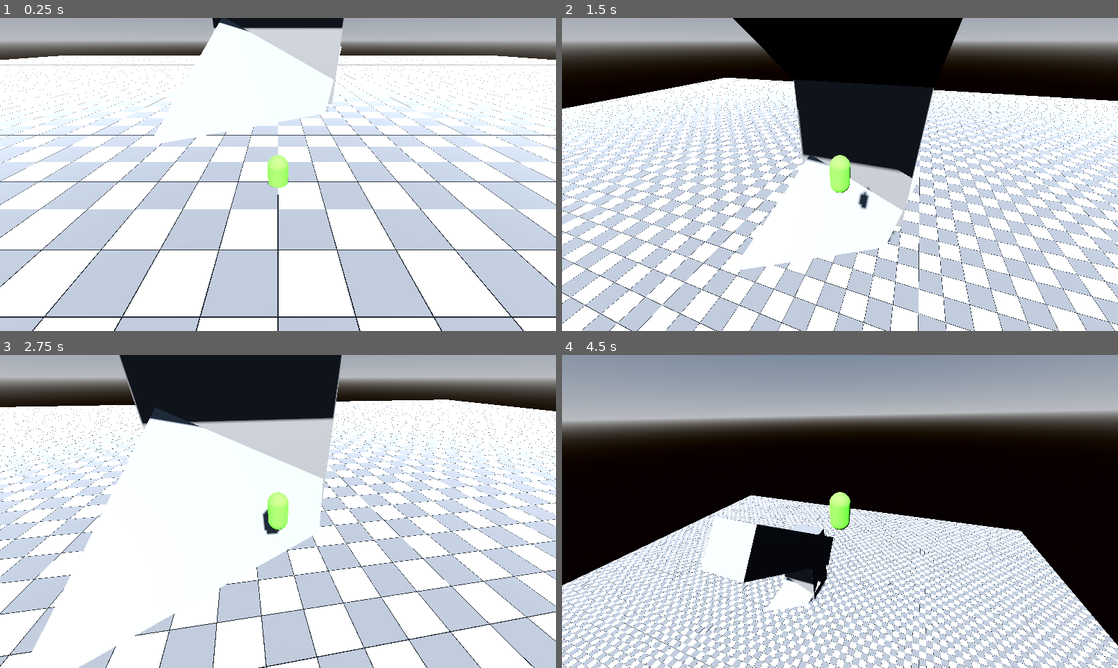
Above: before the commit, frames 1-4 (two rows, left to right).
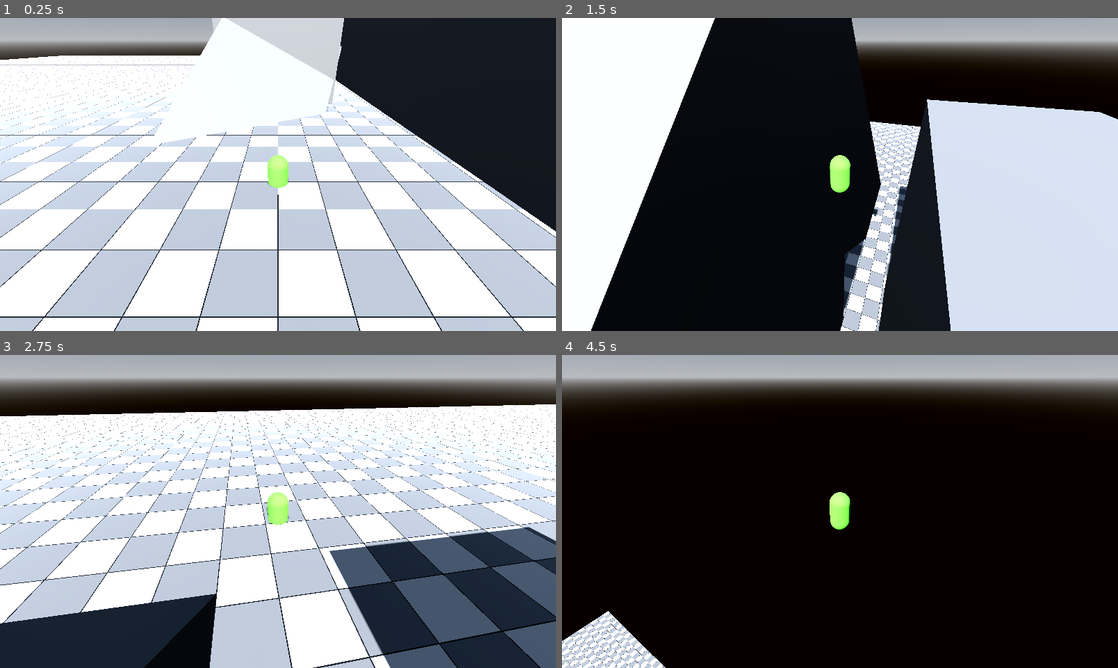
Above: after the commit, the same moments.

Repository: numero15/chiendent
Game: Godot game, scene res://root.tscn
Same seed, same stepped clock (60 frames per second), same inputs: the game is played once before the commit and once after it.
Inputs (mouse positions are in pixels of both pictures, inside the frame that each line leads up to):
- Up to frame 1 (0.25 s): no input
- Up to frame 2 (1.5 s): tap Enter at 0.5 s; move the mouse to (867, 174) at 0.52 s; hold Up (ui_up) from 0.53 s (still down); tap Space (ui_select) at 0.6, 0.77, 1.07, 1.35 s; move the mouse to (812, 174) at 1.27 s
- Up to frame 3 (2.75 s): keep holding Up (ui_up); tap Space (ui_select) at 1.52, 1.82, 2.1 s; move the mouse to (289, 505) at 2.02 s
- Up to frame 4 (4.5 s): keep holding Up (ui_up); move the mouse to (834, 517) at 2.77 s; tap Space (ui_select) at 2.85, 3.02, 3.32, 3.6, 3.77, 4.07, 4.35 s; move the mouse to (878, 514) at 3.52 s; move the mouse to (795, 508) at 4.27 s

The runs differ from the first frame. In frame 1, 18% of the frame differs, in the area x 38-100%, y 0-69%; in frame 2, 65%, in the area x 0-100%, y 0-100%; in frame 3, 57%; in frame 4, 64%.

Commit message:
add basic jump

Diff:
--- a/Player.gd
+++ b/Player.gd
@@ -2,9 +2,9 @@
 
 var gravity := Vector3(0,-3,0)
 var jumpVec := Vector3( 0, 80, 0)
-var avgNormal : Vector3 = Vector3.ZERO
+var avgNormal : Vector3 = Vector3.UP
 var MOUSE_SENS := 0.005
-var speed := 10.0
+var speed := 30.0
 var vel := Vector3.ZERO
 var jumpNum := 0
 var maxJumpAmt := 10
@@ -36,15 +36,15 @@
 		if r.is_colliding():
 			numOfRaysColliding += 1
 			avgNor += r.get_collision_normal()
-	if avgNor:
+	if avgNor and is_on_floor():
 		avgNor /= numOfRaysColliding
 		avgNormal = avgNor.normalized()
 		jumpVec = avgNormal * 50
+		gravity = avgNormal * -2
+	else: # ajouter ces lignes pour que le perso tombe/saute avec la gravité vers le bas
+		avgNormal = avgNormal.lerp(Vector3.UP, .05)
+		jumpVec = avgNormal * 50
 		gravity = avgNormal * -3
-	#else: # ajouter ces lignes pour que le perso tombe/saute avec la gravité vers le bas
-		#avgNormal = Vector3.UP
-		#jumpVec = avgNormal * 50
-		#gravity = avgNormal * -3
 
 #func _process(delta: float) -> void:
 	#
@@ -55,12 +55,13 @@
 
 func jump() -> void:
 	jumpVectors += jumpVec
-	avgNormal = Vector3.UP
+	#avgNormal = Vector3.UP
 	jumpVec = avgNormal * 50
 	gravity = avgNormal * -3
 
 
 func _physics_process(delta: float) -> void:
+
 	vel = speed * get_dir()
 	checkRays()
 	if not is_on_floor():
@@ -80,7 +81,8 @@
 	for ray in $head/rayFolderWall.get_children():
 		if ray.is_colliding():
 			_isWall = true
-	if !_isWall and $head/RayCastGround.is_colliding():
+	#if !_isWall and $head/RayCastGround.is_colliding():
+	if !_isWall :
 		var _transform= align_with_up(global_transform,up_direction)
 		global_transform = global_transform.interpolate_with(_transform, .4)
 
--- a/root.tscn
+++ b/root.tscn
@@ -42,6 +42,9 @@
 size = Vector3(12, 50, 12)
 
 [sub_resource type="ConcavePolygonShape3D" id="ConcavePolygonShape3D_jfx2i"]
+data = PackedVector3Array(-6, 25, 6, 6, 25, 6, -6, -25, 6, 6, 25, 6, 6, -25, 6, -6, -25, 6, 6, 25, -6, -6, 25, -6, 6, -25, -6, -6, 25, -6, -6, -25, -6, 6, -25, -6, 6, 25, 6, 6, 25, -6, 6, -25, 6, 6, 25, -6, 6, -25, -6, 6, -25, 6, -6, 25, -6, -6, 25, 6, -6, -25, -6, -6, 25, 6, -6, -25, 6, -6, -25, -6, 6, 25, 6, -6, 25, 6, 6, 25, -6, -6, 25, 6, -6, 25, -6, 6, 25, -6, -6, -25, 6, 6, -25, 6, -6, -25, -6, 6, -25, 6, 6, -25, -6, -6, -25, -6)
+
+[sub_resource type="ConcavePolygonShape3D" id="ConcavePolygonShape3D_73sv7"]
 data = PackedVector3Array(-6, 25, 6, 6, 25, 6, -6, -25, 6, 6, 25, 6, 6, -25, 6, -6, -25, 6, 6, 25, -6, -6, 25, -6, 6, - …(320 unchanged characters)…
 
 [sub_resource type="ShaderMaterial" id="ShaderMaterial_20jje"]
@@ -119,6 +122,12 @@
 [sub_resource type="SphereShape3D" id="SphereShape3D_ha64i"]
 radius = 0.8
 
+[sub_resource type="BoxMesh" id="BoxMesh_kdk45"]
+size = Vector3(50, 50, 10)
+
+[sub_resource type="ConcavePolygonShape3D" id="ConcavePolygonShape3D_b3uem"]
+data = PackedVector3Array(-25, 25, 5, 25, 25, 5, -25, -25, 5, 25, 25, 5, 25, -25, 5, -25, -25, 5, 25, 25, -5, -25, 25, -5, 25, -25, -5, -25, 25, -5, -25, -25, -5, 25, -25, -5, 25, 25, 5, 25, 25, -5, 25, -25, 5, 25, 25, -5, 25, -25, -5, 25, -25, 5, -25, 25, -5, -25, 25, 5, -25, -25, -5, -25, 25, 5, -25, -25, 5, -25, -25, -5, 25, 25, 5, -25, 25, 5, 25, 25, -5, -25, 25, 5, -25, 25, -5, 25, 25, -5, -25, -25, 5, 25, -25, 5, -25, -25, -5, 25, -25, 5, 25, -25, -5, -25, -25, -5)
+
 [node name="Root" type="Node3D"]
 
 [node name="WorldEnvironment" type="WorldEnvironment" parent="."]
@@ -146,16 +155,16 @@
 shape = SubResource("ConcavePolygonShape3D_jfx2i")
 
 [node name="Building3" type="StaticBody3D" parent="."]
-transform = Transform3D(1, 0, 0, 0, 0.564002, -0.825774, 0, 0.825774, 0.564002, 0, 7.42275, 0)
+transform = Transform3D(1, 0, 0, 0, 0.70765, -0.706564, 0, 0.706564, 0.70765, 0, 10.4901, 2.87132)
 
 [node name="MeshInstance" type="MeshInstance3D" parent="Building3"]
-transform = Transform3D(1, 0, 0, 0, 1, 0, 0, 0, 1, 0, -0.0692902, -20.8385)
+transform = Transform3D(1, 0, 0, 0, 1, 0, 0, 0, 1, 0, -27.5285, -28.643)
 mesh = SubResource("BoxMesh_3b48p")
 skeleton = NodePath("../..")
 
 [node name="CollisionShape3D" type="CollisionShape3D" parent="Building3"]
-transform = Transform3D(1, 0, 0, 0, 1, 0, 0, 0, 1, 0, -0.0692902, -20.8385)
-shape = SubResource("ConcavePolygonShape3D_jfx2i")
+transform = Transform3D(1, 0, 0, 0, 1, 0, 0, 0, 1, 0, -27.5285, -28.643)
+shape = SubResource("ConcavePolygonShape3D_73sv7")
 
 [node name="Building2" type="StaticBody3D" parent="."]
 transform = Transform3D(0.899565, 0.274084, 0.340088, -0.436786, 0.564478, 0.700416, -8.88178e-16, -0.778616, 0.627501, 0, 4.31539, 9.99114)
@@ -273,25 +282,27 @@
 target_position = Vector3(0, 0, -1)
 
 [node name="RayLeft" type="RayCast3D" parent="Player/head/rayFolder"]
+transform = Transform3D(0.707107, 0, -0.707107, 0, 1, 0, 0.707107, 0, 0.707107, 0, 0, 0)
 target_position = Vector3(-1, 0, 0)
 
 [node name="RayLeft2" type="RayCast3D" parent="Player/head/rayFolder"]
-transform = Transform3D(0.866025, -0.5, 0, 0.5, 0.866025, 0, 0, 0, 1, 0, 0, 0)
+transform = Transform3D(0.612372, -0.353553, -0.707107, 0.5, 0.866025, -2.18168e-08, 0.612372, -0.353553, 0.707107, 0, 0, 0)
 target_position = Vector3(-1, 0, 0)
 
 [node name="RayLeft3" type="RayCast3D" parent="Player/head/rayFolder"]
-transform = Transform3D(0.5, -0.866025, 0, 0.866025, 0.5, 0, 0, 0, 1, 0, 0, 0)
+transform = Transform3D(0.353553, -0.612372, -0.707107, 0.866025, 0.5, 2.18168e-08, 0.353553, -0.612372, 0.707107, 0, 0, 0)
 target_position = Vector3(-1, 0, 0)
 
 [node name="RayRight" type="RayCast3D" parent="Player/head/rayFolder"]
+transform = Transform3D(0.707107, 0, 0.707107, 0, 1, 0, -0.707107, 0, 0.707107, 0, 0, 0)
 target_position = Vector3(1, 0, 0)
 
 [node name="RayRight2" type="RayCast3D" parent="Player/head/rayFolder"]
-transform = Transform3D(0.866025, 0.5, 0, -0.5, 0.866025, 0, 0, 0, 1, 0, 0, 0)
+transform = Transform3D(0.612372, 0.353553, 0.707107, -0.5, 0.866025, 0, -0.612372, -0.353553, 0.707107, 0, 0, 0)
 target_position = Vector3(1, 0, 0)
 
 [node name="RayRight3" type="RayCast3D" parent="Player/head/rayFolder"]
-transform = Transform3D(0.5, 0.866025, 0, -0.866025, 0.5, 0, 0, 0, 1, 0, 0, 0)
+transform = Transform3D(0.353553, 0.612372, 0.707107, -0.866025, 0.5, 0, -0.353553, -0.612372, 0.707107, 0, 0, 0)
 target_position = Vector3(1, 0, 0)
 
 [node name="Trail3D" type="MeshInstance3D" parent="Player/head"]
@@ -304,3 +315,12 @@
 
 [node name="CollisionShape3D" type="CollisionShape3D" parent="Player/checker"]
 shape = SubResource("SphereShape3D_ha64i")
+
+[node name="StaticBody3D" type="StaticBody3D" parent="."]
+transform = Transform3D(-4.37114e-08, 0, 1, 0, 1, 0, -1, 0, -4.37114e-08, 15.3231, 0, -7.98535)
+
+[node name="MeshInstance3D" type="MeshInstance3D" parent="StaticBody3D"]
+mesh = SubResource("BoxMesh_kdk45")
+
+[node name="CollisionShape3D" type="CollisionShape3D" parent="StaticBody3D"]
+shape = SubResource("ConcavePolygonShape3D_b3uem")
Not shown: 1 places in root.tscn that only renumber resources
Not shown, added: .gitignore
